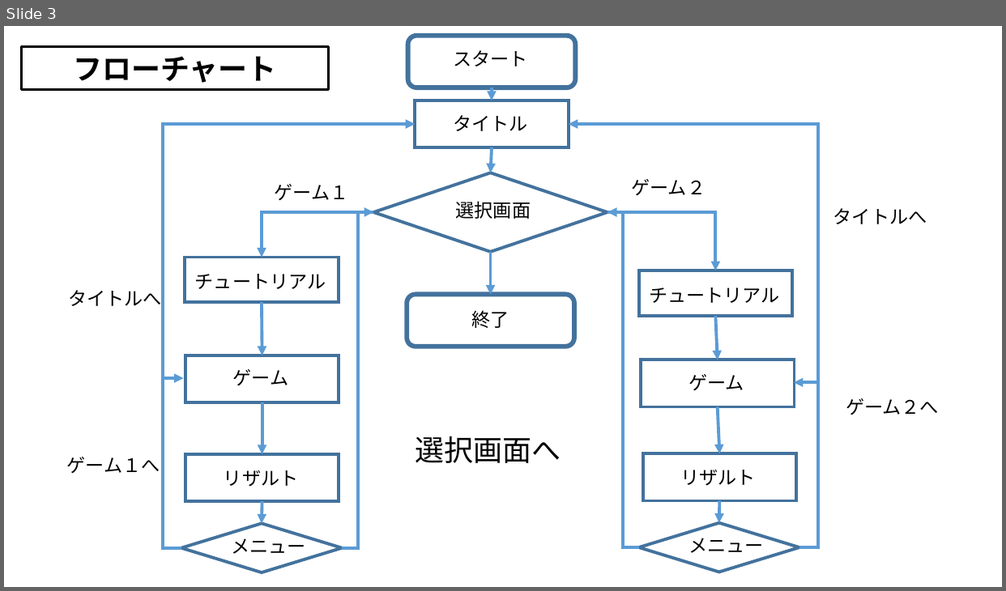
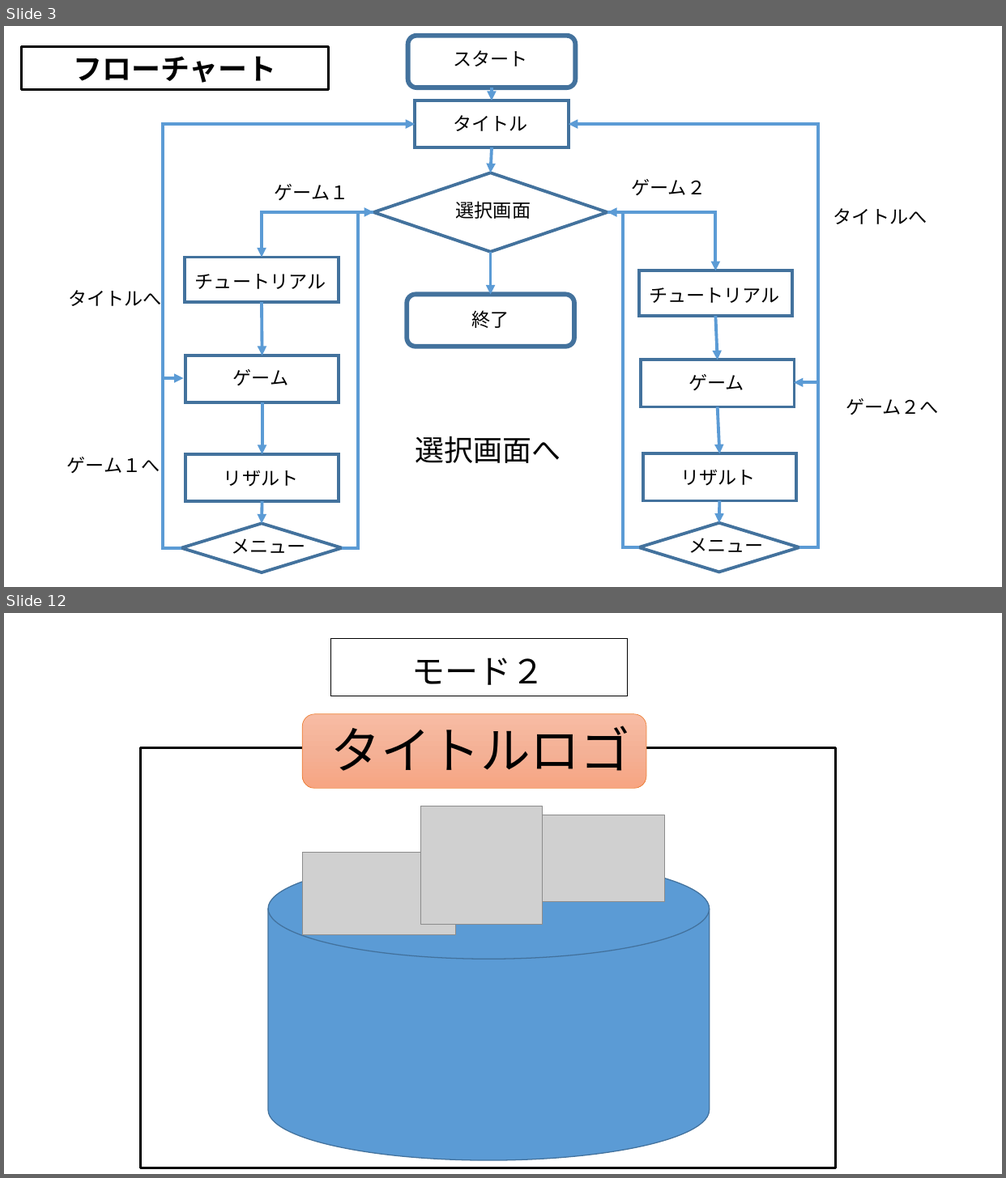
Before and after one commit to MizukiKato0416/sotsugyou_time_kato, a slide deck: 卒業制作_大元_ミニゲーム大全（仮）.pptx. Shown one above the other, each under a label of ours: slide 3 before the commit, slides 3 and 12 after it; the slides between them are not shown. The pictures are 1006x591 and 1006x1178 pixels, drawn with LibreOffice and Linux fonts; fonts in the diff are those of the drawing; grey boxes stand for pictures. Boxes give left, top, right and bottom in pixels: in the first picture for what was removed or moved away, otherwise in the second. Text is boxed around its words. In the diff, an @@ line names an element or a change of style, - is before the commit and + after.

```diff
--- a/卒業制作_大元_ミニゲーム大全（仮）.pptx
+++ b/卒業制作_大元_ミニゲーム大全（仮）.pptx
@@ slide 12 added at bbox=[4, 613, 1002, 1174], background #FFFFFF @@
@@ rectangle added at bbox=[331, 638, 628, 696], fill #FFFFFF, outline #000000 1 pt @@
@@ text added at bbox=[411, 658, 544, 685], 32 pt, text #000000 @@
+モード２
@@ rounded rectangle added at bbox=[303, 714, 647, 788], fill gradient #F7BDA5 to #F5B196 to #F8A582, outline #ED7D31 0.5 pt @@
@@ text added at bbox=[330, 726, 630, 771], 48 pt, text #000000 @@
+タイトルロゴ
@@ rectangle added at bbox=[140, 747, 835, 1169], outline #000000 2.25 pt @@
@@ picture added at bbox=[421, 806, 543, 924] @@
@@ picture added at bbox=[512, 815, 665, 902] @@
@@ picture added at bbox=[303, 853, 456, 935] @@
@@ cylinder added at bbox=[268, 858, 710, 1161], fill #5B9BD5, outline #43739E 1 pt @@
```
Also in this commit, not shown: 1 slide changed, 11 other slides added, 2 other files.
